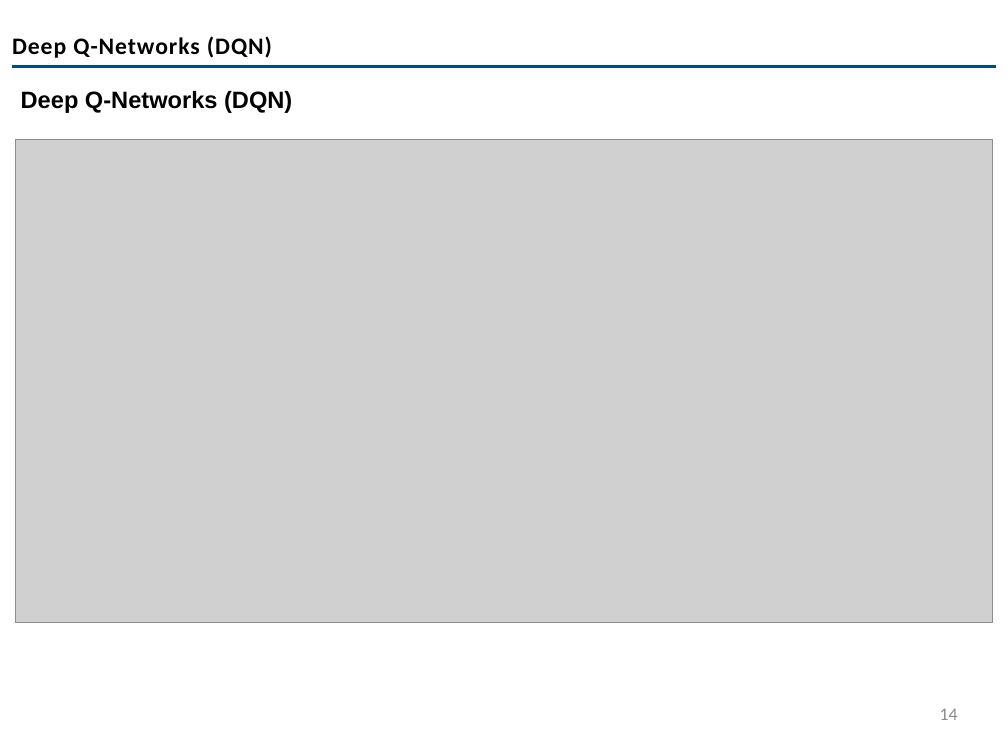
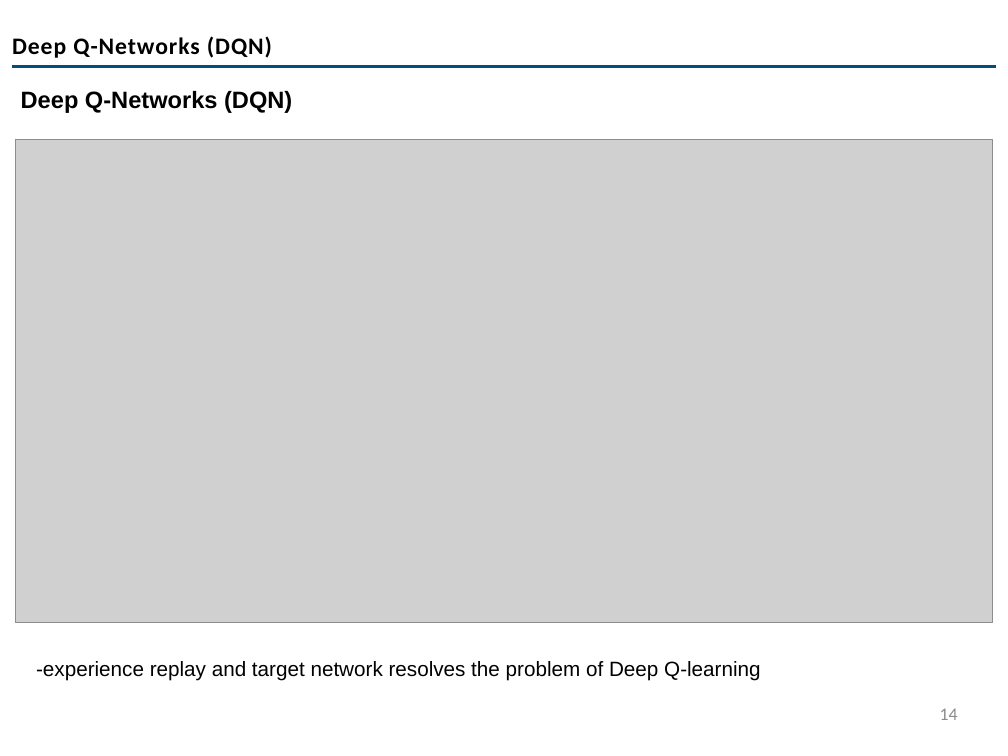
Before and after one commit to codemoo/MLCS-Internship-Program, a slide deck: slide 14 of 004 Reinforcement Learning/Introduction to RL-Part 2.pptx. Drawn at 1008x756 pixels with LibreOffice and Linux fonts; fonts in the diff are those of the drawing; grey boxes stand for pictures; background and template pictures are left out. Boxes give left, top, right and bottom in pixels: in the first picture for what was removed or moved away, otherwise in the second. Text is boxed around its words. In the diff, an @@ line names an element or a change of style, - is before the commit and + after.

```diff
--- a/004 Reinforcement Learning/Introduction to RL-Part 2.pptx
+++ b/004 Reinforcement Learning/Introduction to RL-Part 2.pptx
@@ text added at box(36, 661, 760, 681), 21 pt, text #000000 @@
+-experience replay and target network resolves the problem of Deep Q-learning
```
Also in this commit, not shown: 2 other slides changed, 1 slide added, 3 other files.
